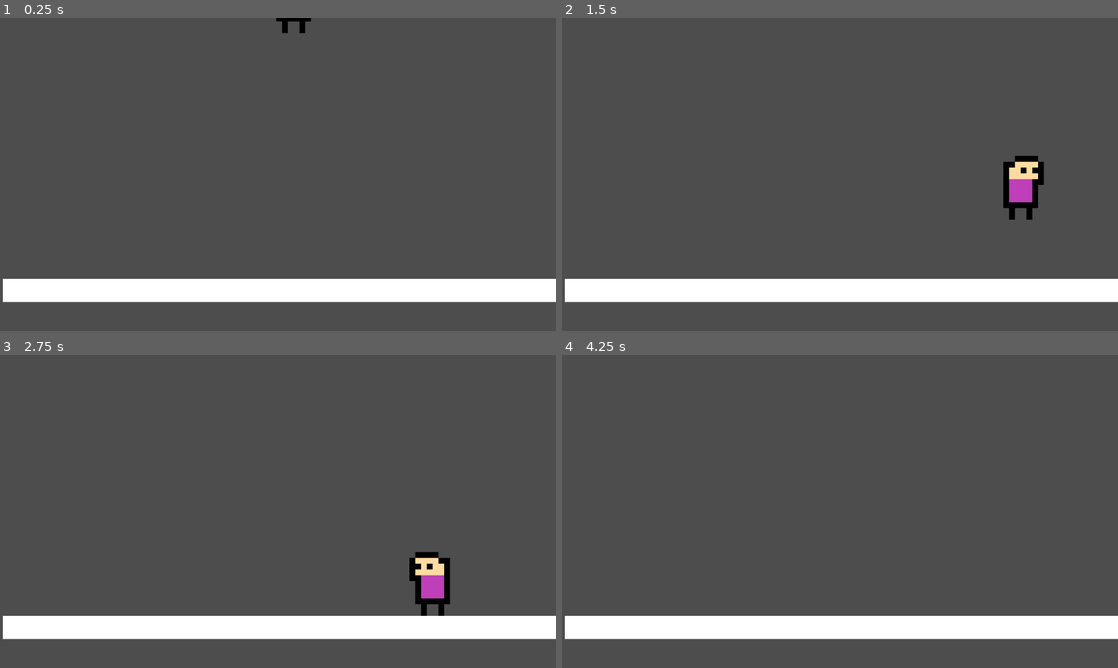
Above: before the commit, frames 1-4 (two rows, left to right).
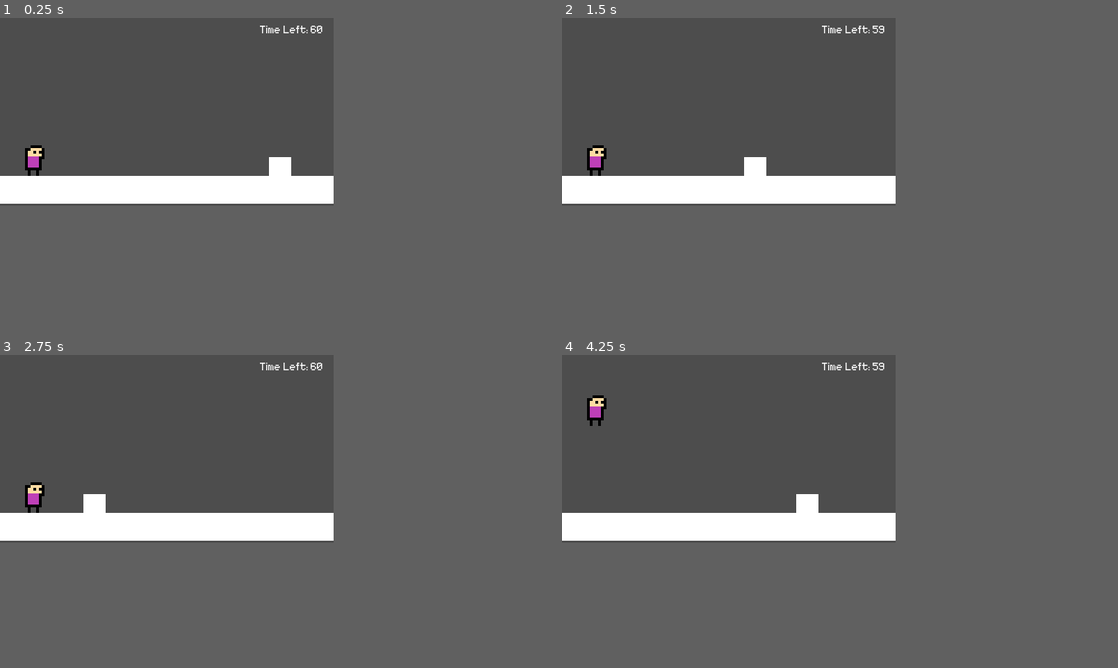
Above: after the commit, the same moments.

Repository: KeichiTS/GGJ2024
Game: Godot game, scene res://scenes/runner/runner.tscn
Two runs of this game, one before a commit and one after it. Both use one fixed random seed, a clock stepped at 60 frames per second and the inputs below. Before the commit the project starts from res://scenes/test.tscn.
Inputs:
- Up to frame 1 (0.25 s): no input
- Up to frame 2 (1.5 s): hold Right (ui_right) from 0.53 s (still down); tap Up (ui_jump) at 0.6, 0.77, 1.07, 1.35 s
- Up to frame 3 (2.75 s): tap Up (ui_jump) at 1.52, 1.82, 2.1 s; release Right (ui_right) at 2.03 s; hold Left (ui_left) from 2.03 s (still down)
- Up to frame 4 (4.25 s): release Left (ui_left) at 2.78 s; hold Right (ui_right) from 2.78 s (still down); tap Up (ui_jump) at 2.85, 3.02, 3.32, 3.6, 3.77, 4.07 s
In our replay, the window is 800x450 before the commit and 480x270 after it. These sizes can differ from the game's own. Grey fills any space a smaller window leaves; there, only what the larger window draws over its background counts as a difference.

The runs differ from the first frame. In frame 1, 14% of the frame differs, in the area x 0-100%, y 0-91%; in frame 2, 15%; in frame 3, 15%, in the area x 0-100%, y 2-91%; in frame 4, 13%.

Commit message:
runner

Diff:
--- a/project.godot
+++ b/project.godot
@@ -11,7 +11,7 @@
 [application]
 
 config/name="GGJ2024"
-run/main_scene="res://scenes/test.tscn"
+run/main_scene="res://scenes/runner/runner.tscn"
 config/features=PackedStringArray("4.2", "Forward Plus")
 config/icon="res://icon.svg"
 
@@ -21,8 +21,8 @@
 
 [display]
 
-window/size/viewport_width=960
-window/size/viewport_height=540
+window/size/viewport_width=480
+window/size/viewport_height=270
 window/stretch/mode="viewport"
 window/handheld/orientation=1
 
--- a/scenes/player.tscn
+++ b/scenes/player.tscn
@@ -4,7 +4,7 @@
 [ext_resource type="Texture2D" uid="uid://dociqot8k2wnr" path="res://assets/player_sprites/Player.png" id="2_euxm4"]
 
 [sub_resource type="RectangleShape2D" id="RectangleShape2D_1u7tt"]
-size = Vector2(76, 114)
+size = Vector2(28, 45)
 
 [sub_resource type="Animation" id="Animation_3618c"]
 resource_name = "Jumping"
@@ -98,18 +98,18 @@
 "walking": SubResource("Animation_10kp2")
 }
 
-[node name="Player" type="CharacterBody2D" groups=["player"]]
+[node name="Player" type="CharacterBody2D"]
 z_index = 1
 safe_margin = 0.001
 script = ExtResource("1_mne0d")
 
 [node name="sprite" type="Sprite2D" parent="."]
-scale = Vector2(10, 10)
+scale = Vector2(4, 4)
 texture = ExtResource("2_euxm4")
 hframes = 8
 
 [node name="shape" type="CollisionShape2D" parent="."]
-position = Vector2(5, 23)
+position = Vector2(2, 9.5)
 shape = SubResource("RectangleShape2D_1u7tt")
 debug_color = Color(0, 0.6, 0.701961, 0.419608)
 
@@ -117,10 +117,3 @@
 libraries = {
 "": SubResource("AnimationLibrary_aj4pq")
 }
-
-[node name="CoyoteTime" type="Timer" parent="."]
-process_callback = 0
-wait_time = 0.08
-one_shot = true
-
-[connection signal="timeout" from="CoyoteTime" to="." method="_on_coyote_time_timeout"]
--- /dev/null
+++ b/scenes/runner/monster.tscn
@@ -0,0 +1,22 @@
+[gd_scene load_steps=3 format=3 uid="uid://5jq8gqht863l"]
+
+[ext_resource type="Script" path="res://scripts/runner/monster.gd" id="1_fegse"]
+
+[sub_resource type="RectangleShape2D" id="RectangleShape2D_xvna7"]
+size = Vector2(32, 32)
+
+[node name="Monster" type="CharacterBody2D"]
+script = ExtResource("1_fegse")
+
+[node name="sprite" type="ColorRect" parent="."]
+offset_left = -16.0
+offset_top = -16.0
+offset_right = 16.0
+offset_bottom = 16.0
+
+[node name="hitbox" type="Area2D" parent="."]
+
+[node name="shape" type="CollisionShape2D" parent="hitbox"]
+shape = SubResource("RectangleShape2D_xvna7")
+
+[connection signal="body_entered" from="hitbox" to="." method="_on_hitbox_body_entered"]
--- /dev/null
+++ b/scenes/runner/runner.tscn
@@ -0,0 +1,48 @@
+[gd_scene load_steps=6 format=3 uid="uid://dxg7w07kig4nm"]
+
+[ext_resource type="PackedScene" uid="uid://b08edfre7tjm8" path="res://scenes/player.tscn" id="1_nq4t8"]
+[ext_resource type="Script" path="res://scripts/runner/runner.gd" id="1_qyw5y"]
+[ext_resource type="PackedScene" uid="uid://rf217wmv2wjv" path="res://scenes/runner/spawner.tscn" id="2_5uhie"]
+[ext_resource type="FontFile" uid="uid://cpxc3ih7dbm0w" path="res://font/minimal5x7.ttf" id="2_bwiq7"]
+
+[sub_resource type="RectangleShape2D" id="RectangleShape2D_2iwbn"]
+size = Vector2(970, 40)
+
+[node name="Runner" type="Node"]
+script = ExtResource("1_qyw5y")
+
+[node name="Time_left" type="Label" parent="."]
+offset_left = 368.0
+offset_top = 8.0
+offset_right = 473.0
+offset_bottom = 31.0
+theme_override_fonts/font = ExtResource("2_bwiq7")
+theme_override_font_sizes/font_size = 24
+text = "Time Left : XX"
+horizontal_alignment = 1
+vertical_alignment = 1
+
+[node name="Body" type="StaticBody2D" parent="."]
+position = Vector2(-8, -272)
+
+[node name="shape" type="CollisionShape2D" parent="Body"]
+position = Vector2(475, 519)
+shape = SubResource("RectangleShape2D_2iwbn")
+
+[node name="sprite" type="ColorRect" parent="Body"]
+offset_top = 499.0
+offset_right = 960.0
+offset_bottom = 539.0
+
+[node name="Player" parent="." instance=ExtResource("1_nq4t8")]
+position = Vector2(48, 152)
+jump_velocity = -1200
+gravity = 6000
+
+[node name="Spawner" parent="." instance=ExtResource("2_5uhie")]
+position = Vector2(528, 88)
+
+[node name="Counting_timer" type="Timer" parent="."]
+autostart = true
+
+[connection signal="timeout" from="Counting_timer" to="." method="_on_counting_timer_timeout"]
--- /dev/null
+++ b/scenes/runner/spawner.tscn
@@ -0,0 +1,17 @@
+[gd_scene load_steps=2 format=3 uid="uid://rf217wmv2wjv"]
+
+[ext_resource type="Script" path="res://scripts/runner/spawner.gd" id="1_00rkl"]
+
+[node name="Spawner" type="Area2D"]
+script = ExtResource("1_00rkl")
+
+[node name="sawner_area" type="ColorRect" parent="."]
+offset_left = -20.0
+offset_top = -64.0
+offset_right = 20.0
+offset_bottom = 64.0
+
+[node name="timer" type="Timer" parent="."]
+autostart = true
+
+[connection signal="timeout" from="timer" to="." method="_on_timer_timeout"]
--- a/scenes/test.tscn
+++ b/scenes/test.tscn
@@ -1,7 +1,8 @@
-[gd_scene load_steps=5 format=3 uid="uid://du67rvn502qnj"]
+[gd_scene load_steps=6 format=3 uid="uid://du67rvn502qnj"]
 
 [ext_resource type="PackedScene" uid="uid://b08edfre7tjm8" path="res://scenes/player.tscn" id="1_1h33p"]
 [ext_resource type="Script" path="res://scripts/dialog_test.gd" id="2_37vuv"]
+[ext_resource type="PackedScene" uid="uid://rf217wmv2wjv" path="res://scenes/runner/spawner.tscn" id="4_3xeep"]
 
 [sub_resource type="RectangleShape2D" id="RectangleShape2D_1fiap"]
 size = Vector2(970, 40)
@@ -12,7 +13,7 @@
 [node name="Test" type="Node"]
 
 [node name="Body" type="StaticBody2D" parent="."]
-position = Vector2(5, -49)
+position = Vector2(9, -270)
 
 [node name="shape" type="CollisionShape2D" parent="Body"]
 position = Vector2(475, 519)
@@ -24,13 +25,19 @@
 offset_bottom = 539.0
 
 [node name="Player" parent="." instance=ExtResource("1_1h33p")]
-position = Vector2(507, -187)
+position = Vector2(93, 58)
+jump_velocity = -1200
+gravity = 6000
 
 [node name="Start_dialog" type="Area2D" parent="."]
+visible = false
 script = ExtResource("2_37vuv")
 
 [node name="shape" type="CollisionShape2D" parent="Start_dialog"]
 position = Vector2(146, 394)
 shape = SubResource("RectangleShape2D_fi5t2")
 
+[node name="Spawner" parent="." instance=ExtResource("4_3xeep")]
+position = Vector2(529, 86)
+
 [connection signal="body_entered" from="Start_dialog" to="Start_dialog" method="_on_body_entered"]
--- a/scripts/Player.gd
+++ b/scripts/Player.gd
@@ -3,8 +3,8 @@
 extends CharacterBody2D
 
 @export var speed : int = 300
-@export var jump_velocity : int = -1000
-@export var gravity : int = 4000
+@export var jump_velocity : int = -1500
+@export var gravity : int = 4500
 
 var coyote_jump = false
 
@@ -26,28 +26,16 @@
 		else:
 			move_status = on_ground
 
-		if status == alive:
-			if is_on_floor() or coyote_jump:
-				if Input.is_action_just_pressed("ui_jump"):
-					velocity.y = jump_velocity
-					coyote_jump = false
-
-			var direction = Input.get_axis("ui_left", "ui_right")
-			if direction:
-				velocity.x = direction * speed
-			else:
-				velocity.x = move_toward(velocity.x, 0, speed)
+		if is_on_floor() or coyote_jump:
+			if Input.is_action_just_pressed("ui_jump"):
+				velocity.y = jump_velocity
+				coyote_jump = false
 
 		var was_on_floor = is_on_floor()
 
 
 		move_and_slide()
 
-		var left_ground = not is_on_floor() and was_on_floor
-		if left_ground and velocity.y >= 0:
-			print("pulou")
-			coyote_jump = true
-			$CoyoteTime.start()
 
 func _chance_anim():
 	#if status == alive:
@@ -66,10 +54,9 @@
 				$sprite.scale.x = -10
 
 
-func _on_coyote_time_timeout():
-	coyote_jump = false
-
-
+func _death():
+	print('morreu')
+	get_tree().reload_current_scene()
 
 ###################################################
 #     ~ It ain't much, but it's honest work ~     #
--- a/scripts/TextBox.gd
+++ b/scripts/TextBox.gd
@@ -10,8 +10,8 @@
 var text = ""
 var letter_index = 0
 
-var letter_time = 0.03
-var space_time = 0.06
+var letter_time = 0.01
+var space_time = 0.03
 var punctuation_time = 0.2
 
 signal finished_displaying()
@@ -54,3 +54,28 @@
 
 func _on_letter_display_timer_timeout():
 	_display_letter()
+
+###################################################
+#     ~ It ain't much, but it's honest work ~     #
+###################################################
+##        #####################################   #
+##          #############################         #
+####            ######################            #
+#####            #####           #                #
+#######                                         ###
+#########  #                                   ####
+###########                              ## #######
+#########      ###               ###       ########
+#########     # ###             #####       #######
+########      #####             ####         ######
+########       ##                ##          ######
+#######               ##                    #######
+#######  ##           ####            ##      #####
+####### #####        ########       #######    ####
+########               #####                    ###
+#########                                       ###
+##########                                       ##
+#########                                         #
+###################################################
+#               ~ KeichiTS - 2024 ~               #
+###################################################
--- a/scripts/dialog_test.gd
+++ b/scripts/dialog_test.gd
@@ -3,15 +3,38 @@
 extends Area2D
 
 const lines: Array[String] = [
-	'test test test test test test test test test ',
+	'test test test test test test test test test test test test test test test test test test test test test test test test test test test ',
 	'asdasdasdasdasdasdasdasdasd',
 	'qqqqqqqqqqqqqqqqqqqqqqqqqqqqqqqqqq',
 	'eeeeeeeeeeeeeeeeeeeeeeeeeeeee',
 	'ffffffffffffffffffffffffffffff'
 ]
 
-
-
 func _on_body_entered(body):
 	if body.name == "Player":
 		DialogManager.start_dialog(Vector2(300,300), lines)
+
+###################################################
+#     ~ It ain't much, but it's honest work ~     #
+###################################################
+##        #####################################   #
+##          #############################         #
+####            ######################            #
+#####            #####           #                #
+#######                                         ###
+#########  #                                   ####
+###########                              ## #######
+#########      ###               ###       ########
+#########     # ###             #####       #######
+########      #####             ####         ######
+########       ##                ##          ######
+#######               ##                    #######
+#######  ##           ####            ##      #####
+####### #####        ########       #######    ####
+########               #####                    ###
+#########                                       ###
+##########                                       ##
+#########                                         #
+###################################################
+#               ~ KeichiTS - 2024 ~               #
+###################################################
--- /dev/null
+++ b/scripts/runner/monster.gd
@@ -0,0 +1,13 @@
+extends CharacterBody2D
+
+var speed : int = -500
+
+func _ready():
+	velocity.x = speed
+
+func _process(delta):
+	move_and_slide()
+
+func _on_hitbox_body_entered(body):
+	if body.name == 'Player':
+		body._death()
--- /dev/null
+++ b/scripts/runner/runner.gd
@@ -0,0 +1,18 @@
+extends Node
+
+@export var time_left : int = 60
+
+func _ready():
+	$Time_left.text = "Time Left: " + str(time_left)
+
+func _on_counting_timer_timeout():
+	if time_left > 0:
+		time_left -= 1
+		$Time_left.text = "Time Left: " + str(time_left)
+
+	if time_left == 0:
+		if has_node('Spawner'):
+			$Spawner.queue_free()
+
+		####### Acrescentar a transição aqui
+		get_tree().reload_current_scene()
--- /dev/null
+++ b/scripts/runner/spawner.gd
@@ -0,0 +1,21 @@
+extends Area2D
+
+var monster = preload("res://scenes/runner/monster.tscn")
+
+func _ready():
+	randomize()
+	spawn_monster()
+
+
+func _on_timer_timeout():
+	spawn_monster()
+
+func spawn_monster():
+	var monster_type : int = randi_range(0,3)
+	var mob = monster.instantiate()
+	print(monster_type)
+	if monster_type == 0:
+		mob.position = Vector2(0,64)
+	else:
+		mob.position = Vector2(0,128)
+	add_child(mob)
--- a/singleton/Dialog_Manager.gd
+++ b/singleton/Dialog_Manager.gd
@@ -49,3 +49,29 @@
 			return
 
 		_show_text_box()
+
+
+###################################################
+#     ~ It ain't much, but it's honest work ~     #
+###################################################
+##        #####################################   #
+##          #############################         #
+####            ######################            #
+#####            #####           #                #
+#######                                         ###
+#########  #                                   ####
+###########                              ## #######
+#########      ###               ###       ########
+#########     # ###             #####       #######
+########      #####             ####         ######
+########       ##                ##          ######
+#######               ##                    #######
+#######  ##           ####            ##      #####
+####### #####        ########       #######    ####
+########               #####                    ###
+#########                                       ###
+##########                                       ##
+#########                                         #
+###################################################
+#               ~ KeichiTS - 2024 ~               #
+###################################################
Not shown, added: scenes/runner/mon30FE.tmp
